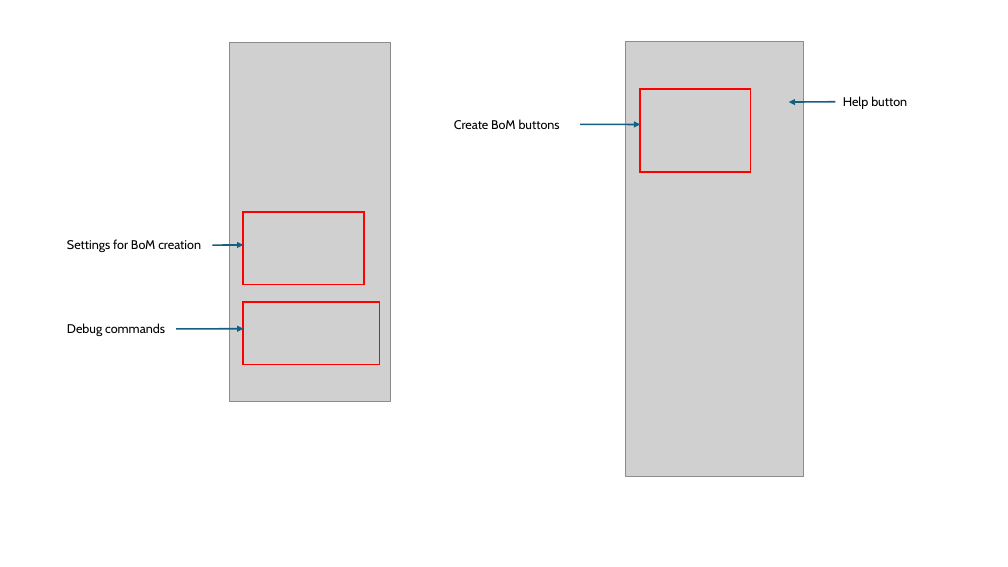
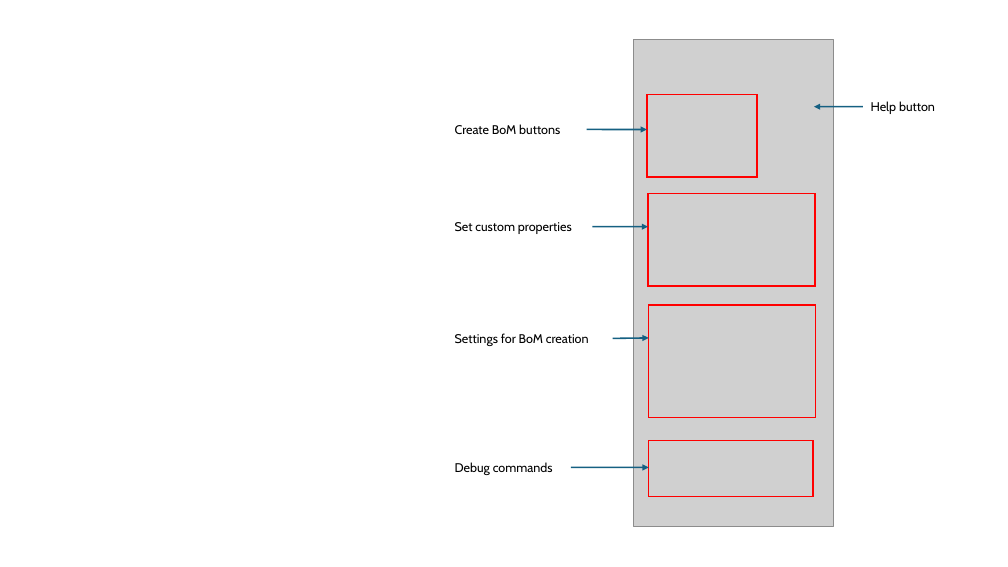
Before and after one commit to APEbbers/BillOfMaterials-WB, a slide deck: slide 2 of Wiki pictures.odp. Drawn at 1008x567 pixels with LibreOffice and Linux fonts; fonts in the diff are those of the drawing; grey boxes stand for pictures. Boxes give left, top, right and bottom in pixels: in the first picture for what was removed or moved away, otherwise in the second. Text is boxed around its words. In the diff, an @@ line names an element or a change of style, - is before the commit and + after.

```diff
--- a/Wiki pictures.odp
+++ b/Wiki pictures.odp
@@ picture removed at (x1=230, y1=42, x2=390, y2=402) @@
@@ picture resized from (x1=625, y1=42, x2=804, y2=476) to (x1=634, y1=39, x2=834, y2=526) @@
@@ text "Create BoM buttons" moved from (x1=454, y1=119, x2=560, y2=129) to (x1=455, y1=124, x2=560, y2=134) @@
@@ rectangle moved from (x1=640, y1=89, x2=751, y2=172) to (x1=647, y1=95, x2=758, y2=177) @@
@@ arrow removed from (836, 102) to (789, 102) @@
@@ freeform shape added at (x1=814, y1=107, x2=864, y2=107), outline #156082 1.5 pt @@
@@ text "Help button" moved from (x1=843, y1=96, x2=907, y2=109) to (x1=871, y1=101, x2=935, y2=114) @@
@@ freeform shape added at (x1=587, y1=129, x2=647, y2=129), outline #156082 1.5 pt @@
@@ rectangle added at (x1=648, y1=194, x2=815, y2=286), outline #FF0000 1.5 pt @@
@@ rectangle removed at (x1=243, y1=212, x2=364, y2=284) @@
@@ text added at (x1=455, y1=222, x2=572, y2=234), 12 pt, text #000000 @@
+Set custom properties
@@ arrow moved from (580, 125) - (640, 125) to (593, 227) - (648, 227) @@
@@ text "Settings for BoM creation" moved from (x1=67, y1=239, x2=201, y2=252) to (x1=455, y1=333, x2=589, y2=346) @@
@@ rectangle added at (x1=649, y1=305, x2=816, y2=417), outline #FF0000 1.5 pt @@
@@ arrow moved from (212, 245) - (243, 245) to (613, 339) - (649, 338) @@
@@ rectangle resized from (x1=243, y1=302, x2=380, y2=364) to (x1=649, y1=441, x2=813, y2=497) @@
@@ text "Debug commands" moved from (x1=67, y1=323, x2=165, y2=336) to (x1=455, y1=462, x2=553, y2=475) @@
@@ arrow moved from (176, 329) - (243, 329) to (571, 467) - (649, 467) @@
```
Also in this commit, not shown: 2 other slides changed, 1 slide added, 2 other files.
